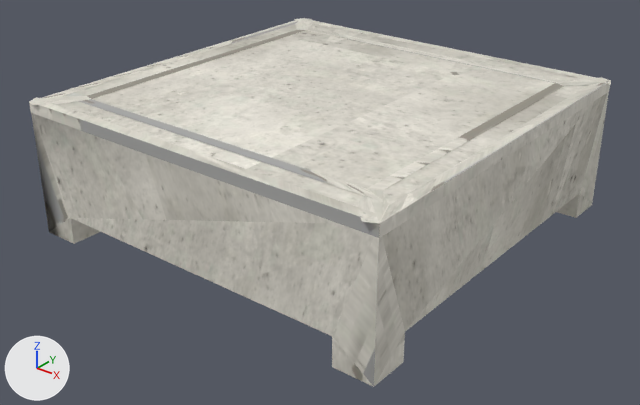
The glTF model public/katalog/modelle/table-45.gltf, before and after one commit.
Both versions are drawn from a 50 mm camera at (1.581, -2.022, 1.298) aimed at (0.017, -0.068, 0.087). The axes (+X, +Y, +Z) are drawn at lower left. The lights are the same throughout. The picture after the commit comes second. Vertices at exactly the same position are counted once.

Objects in the first picture: 'SK0645_Table_-45.001'.
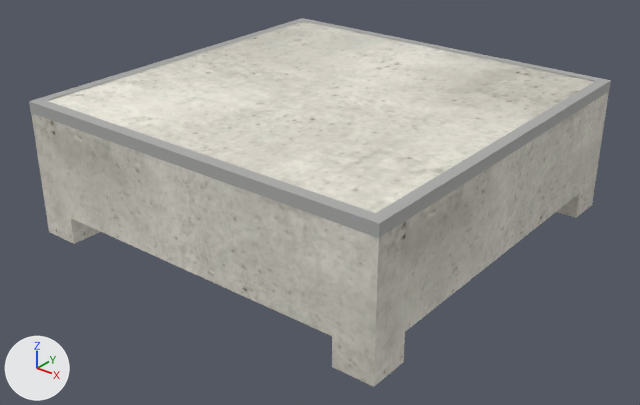
Changed parts and their boxes (x1, y1, x2, y2) in the pictures (640 x 405 px; the box of a moved part takes in the faces that stretch with it):
part 1 of me_sk0645_table__45_001, rebuilt (not visible afterwards)
    before: (29, 18, 306, 111)
part 2 of me_sk0645_table__45_001, rebuilt (not visible afterwards)
    before: (379, 83, 610, 237)
part 3 of me_sk0645_table__45_001, rebuilt (not visible afterwards)
    before: (29, 97, 380, 238)
part 4 of me_sk0645_table__45_001, rebuilt (not visible afterwards)
    before: (307, 28, 563, 83)
part 5 of me_sk0645_table__45_001, deleted
    before: (357, 196, 379, 223)
part 6 of me_sk0645_table__45_001, deleted
    before: (79, 99, 383, 202)
part 7 of me_sk0645_table__45_001, deleted
    before: (557, 77, 608, 83)
part 8 of me_sk0645_table__45_001, moved or reshaped
    before: (29, 18, 611, 238)
    after: (30, 18, 611, 238)
part 9 of me_sk0645_table__45_001, surface changed
    both: (31, 92, 609, 387)

The change, as a diff of the scene's bpy script:
```diff
--- a/public/katalog/modelle/table-45.gltf.py
+++ b/public/katalog/modelle/table-45.gltf.py
@@ me_sk0645_table__45_001 @@
 # used by ob_sk0645_table__45_001; location = (0.0, 0.0, 0.0)
-me_sk0645_table__45_001.from_pydata(...)  # 340 vertices, 588 faces; spans x -0.64..0.64, y -0.642..0.64, z 0.0..0.432
+me_sk0645_table__45_001.from_pydata(...)  # 286 vertices, 486 faces; spans x -0.626..0.626, y -0.626..0.626, z 0.0..0.432
+# me_sk0645_table__45_001 part 1: the loose piece of 12 vertices spanning x -0.626..-0.5, y -0.626..0.626, z 0.396..0.432 is rebuilt with 3 vertices and now spans x -0.625..-0.5, y -0.5..0.625, z 0.429, in mat_beton_web_102
+# me_sk0645_table__45_001 part 2: the loose piece of 6 vertices spanning x 0.591..0.626, y -0.625..0.624, z 0.396..0.432 is rebuilt with 3 vertices and now spans x 0.5..0.625, y -0.625..0.5, z 0.429, in mat_beton_web_102
+# me_sk0645_table__45_001 part 3: the loose piece of 6 vertices spanning x -0.64..0.626, y -0.625..-0.59, z 0.397..0.432 is rebuilt with 3 vertices and now spans x -0.625..0.625, y -0.625..-0.5, z 0.429, in mat_beton_web_102
+# me_sk0645_table__45_001 part 4: the loose piece of 6 vertices spanning x -0.585..0.585, y 0.499..0.534, z 0.396..0.431 is rebuilt with 3 vertices and now spans x -0.5..0.625, y 0.5..0.625, z 0.429, in mat_beton_web_102
+# me_sk0645_table__45_001 part 5: the loose piece of 6 vertices spanning x 0.5..0.626, y -0.642..-0.499, z 0.396..0.432 is deleted
+# me_sk0645_table__45_001 part 6: the loose piece of 6 vertices spanning x -0.534..0.584, y -0.534..-0.499, z 0.396..0.432 is deleted
+# me_sk0645_table__45_001 part 7: the loose piece of 6 vertices spanning x 0.5..0.626, y 0.499..0.638, z 0.396..0.432 is deleted
+# me_sk0645_table__45_001 part 8: 1 vertex moved from x 0.627, y -0.625, z 0.431 to x 0.5, y -0.5, z 0.429; 29 vertices removed from x -0.64..0.64, y -0.64..0.64, z 0.396..0.432; 20 vertices added at x -0.625..0.626, y -0.626..0.626, z 0.0..0.432
+# me_sk0645_table__45_001 part 9: 204 kept faces spanning x -0.625..0.625, y -0.625..0.625, z 0.0..0.43 get new texture (UV) coordinates
+# other edits to the shape of me_sk0645_table__45_001 do not show in these pictures
 me_sk0645_table__45_001.materials.append(mat_beton_web_102)
```
